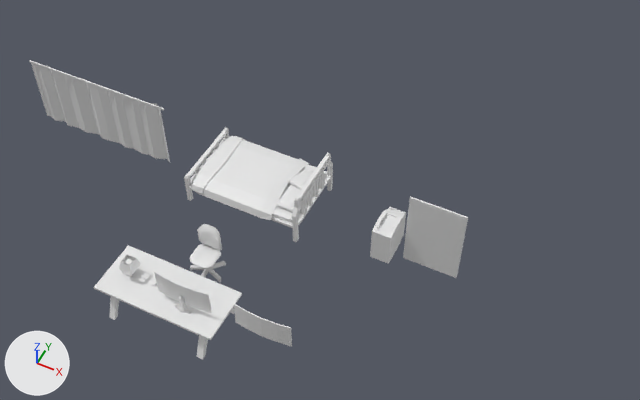
The Blender file assets/3d/householdModels.blend: old version first, new version second.
Both versions are drawn from a camera (50 mm lens) standing at (11.9, -19.3, 24.6) and looking at (2.4, -0.4, 0.9). The lights are fixed; the arrows at lower left show +X, +Y and +Z.
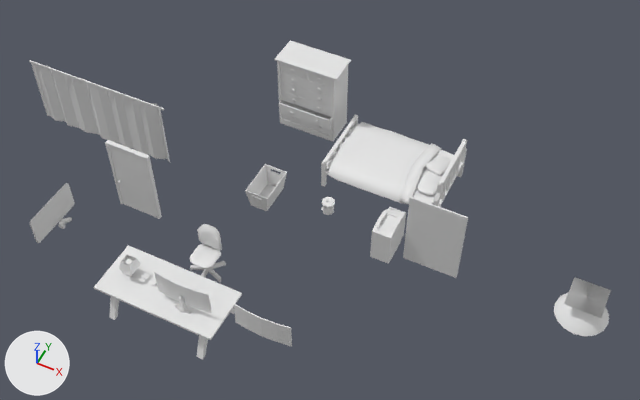
Boxes [x1, y1, x2, y2] around the edits, measured in the pictures (640 x 400 px):
'Plane.001', moved, rescaled: before [191, 136, 310, 220]; after [328, 122, 442, 204]
'Cube.018', added: after [274, 41, 351, 141]
'Cube.014', moved: before [184, 127, 333, 242]; after [321, 114, 467, 207]
'Cube.023', added: after [108, 145, 157, 217]
'Sphere.003', added: after [554, 293, 609, 336]
'Cube.020', added: after [30, 183, 75, 243]
'Cube.026', added: after [245, 164, 287, 211]
'Cube.025', added: after [564, 277, 611, 318]
'Plane.002', deleted: before [194, 136, 245, 194]
'Cube.016', moved: before [277, 184, 301, 212]; after [417, 170, 442, 196]
'Cube.015', moved: before [192, 136, 317, 223]; after [328, 124, 454, 204]
'Cube.022', added: after [105, 140, 162, 219]
'Cube.017', moved: before [288, 168, 314, 190]; after [426, 155, 451, 176]
'Cylinder.009', added: after [322, 197, 335, 215]
'Cylinder.018', added: after [289, 69, 322, 129]
'Cylinder.007', added: after [59, 217, 72, 223]
'Cube.019', added: after [59, 221, 66, 229]
'Sphere.001', added: after [118, 166, 157, 215]

Patch to the scene script:
```diff
--- a/assets/3d/householdModels.blend.py
+++ b/assets/3d/householdModels.blend.py
@@ ob_cube_014 @@
 ob_cube_014 = bpy.data.objects.new('Cube.014', me_cube_004)
-ob_cube_014.location = (-0.67, 0.02, 0.31)
+ob_cube_014.location = (3.53, 2.93, 0.31)
 ob_cube_014.scale = (2.71, 1.49, 0.0285)
@@ ob_cube_015 @@
 ob_cube_015 = bpy.data.objects.new('Cube.015', me_cube_013)
-ob_cube_015.location = (-0.31, 0.0, 0.42)
+ob_cube_015.location = (3.89, 2.92, 0.42)
 ob_cube_015.scale = (2.14, 1.37, 0.0913)
@@ ob_cube_016 @@
 ob_cube_016 = bpy.data.objects.new('Cube.016', me_cube_014)
-ob_cube_016.location = (1.37, -0.49, 0.62)
+ob_cube_016.location = (5.57, 2.42, 0.62)
 ob_cube_016.rotation_euler = (0.0, 0.0, -1.571)  # degrees (0, 0, -90)
@@ ob_plane_001 @@
 ob_plane_001 = bpy.data.objects.new('Plane.001', me_plane_001)
-ob_plane_001.location = (-0.7, 0.0, 0.61)
-ob_plane_001.scale = (1.61, 1.95, 1.0)
+ob_plane_001.location = (3.5, 2.95, 0.61)
+ob_plane_001.scale = (1.61, 1.97, 1.0)
@@ ob_cube_017 @@
 ob_cube_017 = bpy.data.objects.new('Cube.017', me_cube_015)
-ob_cube_017.location = (1.37, 0.52, 0.65)
+ob_cube_017.location = (5.57, 3.44, 0.65)
 ob_cube_017.rotation_euler = (0.0, -0.19, -1.824)  # degrees (0, -11, -105)
@@ ob_plane_002 @@
-ob_plane_002 = bpy.data.objects.new('Plane.002', me_plane_002)
@@ ob_cube_026 @@
+ob_cube_026 = bpy.data.objects.new('Cube.026', me_cube_026)  # 100 vertices, 102 faces; spans x -1.0..1.0, y -1.0..1.0, z -1.0..1.0
+ob_cube_026.location = (0.01, 0.0, -0.04)
+ob_cube_026.scale = (0.475, 0.765, 0.436)
@@ ob_cube_025 @@
+ob_cube_025 = bpy.data.objects.new('Cube.025', me_cube_025)  # 12 vertices, 10 faces; spans x -30.5..30.5, y -30.5..30.5, z -1.0..0.4
+ob_cube_025.location = (12.14, 0.0, 0.38)
+ob_cube_025.scale = (0.0203, 0.0203, 0.525)
@@ ob_sphere_003 @@
+ob_sphere_003 = bpy.data.objects.new('Sphere.003', me_sphere_003)  # 49 vertices, 48 faces; spans x -0.92..0.92, y -0.92..0.92, z 0.38..1.0
+ob_sphere_003.location = (12.14, 0.0, -0.73)
@@ ob_cube_024 @@
+ob_cube_024 = bpy.data.objects.new('Cube.024', me_cube_024)  # 36 vertices, 32 faces; spans x -1.0..5.1, y -1.2..1.0, z -1.0..54.1
+ob_cube_024.location = (2.37, -0.04, 0.08)
+ob_cube_024.rotation_euler = (0.0, 0.0, 0.19)  # degrees (0, 0, 11)
+ob_cube_024.scale = (0.0335, 0.0552, 0.00957)
@@ ob_cylinder_009 @@
+ob_cylinder_009 = bpy.data.objects.new('Cylinder.009', me_cylinder)  # 63 vertices, 56 faces; spans x -1.14..1.14, y -1.09..1.16, z -0.55..1.85
+ob_cylinder_009.location = (2.59, 0.0, 0.16)
+ob_cylinder_009.scale = (0.214, 0.214, 0.214)
@@ ob_sphere_001 @@
+ob_sphere_001 = bpy.data.objects.new('Sphere.001', me_sphere_001)  # 204 vertices, 186 faces; spans x -8.7..22.9, y -4.0..0.9, z -24.8..29.7
+ob_sphere_001.location = (-4.49, -2.5, 0.43)
+ob_sphere_001.rotation_euler = (0.0, 0.0, 3.142)  # degrees (0, 0, 180)
+ob_sphere_001.scale = (-0.0482, 0.0482, 0.0482)
@@ ob_cube_023 @@
+ob_cube_023 = bpy.data.objects.new('Cube.023', me_cube_018.copy())  # the mesh of ob_cube_012
+ob_cube_023.location = (-4.21, -2.42, 0.65)
+ob_cube_023.scale = (0.803, -0.0139, 1.6)
@@ ob_cube_022 @@
+ob_cube_022 = bpy.data.objects.new('Cube.022', me_cube_022)  # 48 vertices, 46 faces; spans x -1.0..0.72, y -1.16..4.64, z -1.0..1.0
+ob_cube_022.location = (-4.07, -2.42, 0.68)
+ob_cube_022.scale = (1.04, 0.0282, 1.64)
@@ ob_cube_020 @@
+ob_cube_020 = bpy.data.objects.new('Cube.020', me_cube_019)  # 698 vertices, 671 faces; spans x -1.0..1.0, y -1.13..1.0, z -1.0..0.18
+ob_cube_020.location = (-5.96, -4.89, 1.03)
+ob_cube_020.scale = (0.0323, 1.0, 1.0)
@@ ob_cylinder_007 @@
+ob_cylinder_007 = bpy.data.objects.new('Cylinder.007', me_cylinder_019)  # 50 vertices, 41 faces; spans x -1.36..1.36, y -1.43..1.43, z -1.16..1.4
+ob_cylinder_007.location = (-5.63, -4.75, 0.16)
+ob_cylinder_007.rotation_euler = (0.0, -2.269, 0.0)  # degrees (0, -130, 0)
+ob_cylinder_007.scale = (0.0957, 0.0957, 0.228)
@@ ob_cube_019 @@
+ob_cube_019 = bpy.data.objects.new('Cube.019', me_cube_017)  # 24 vertices, 22 faces; spans x -1.0..1.0, y -1.0..3.77, z -1.0..1.0
+ob_cube_019.location = (-5.63, -5.01, 0.16)
+ob_cube_019.scale = (0.0959, 0.0537, 0.0959)
@@ ob_cylinder_018 @@
+ob_cylinder_018 = bpy.data.objects.new('Cylinder.018', me_cylinder_018)  # 168 vertices, 108 faces; spans x -11.6..1.0, y -30.1..1.0, z -1.0..9.0
+ob_cylinder_018.location = (0.26, 3.91, 2.44)
+ob_cylinder_018.rotation_euler = (1.571, 0.0, 0.0)  # degrees (90, 0, 0)
+ob_cylinder_018.scale = (0.107, 0.0836, 0.0257)
@@ ob_cube_018 @@
+ob_cube_018 = bpy.data.objects.new('Cube.018', me_cube_016)  # 660 vertices, 658 faces; spans x -1.09..1.09, y -1.27..1.03, z -1.0..1.03
+ob_cube_018.location = (-0.32, 4.52, 1.08)
+ob_cube_018.scale = (1.22, 0.625, 1.64)
```
